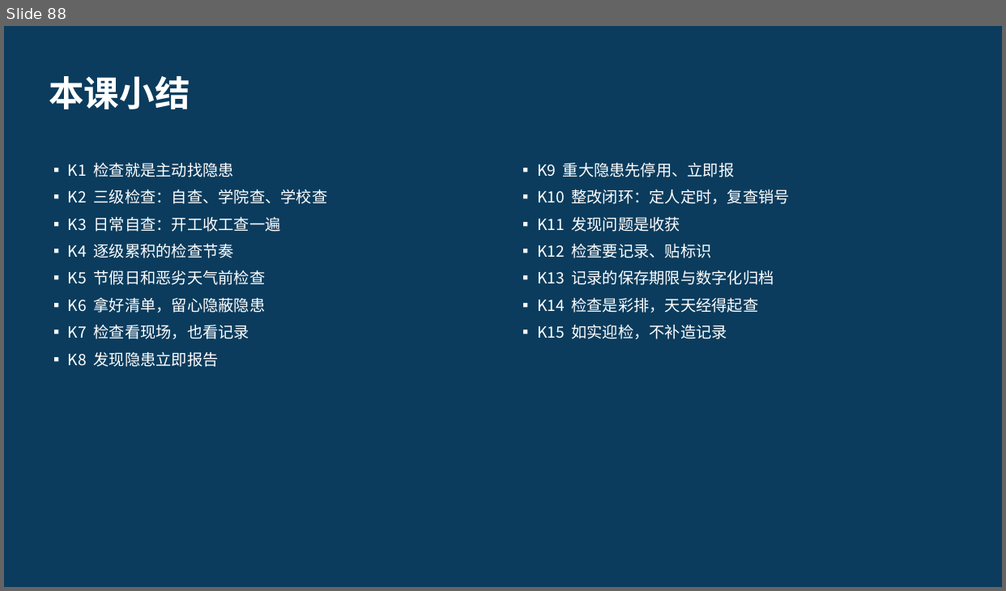
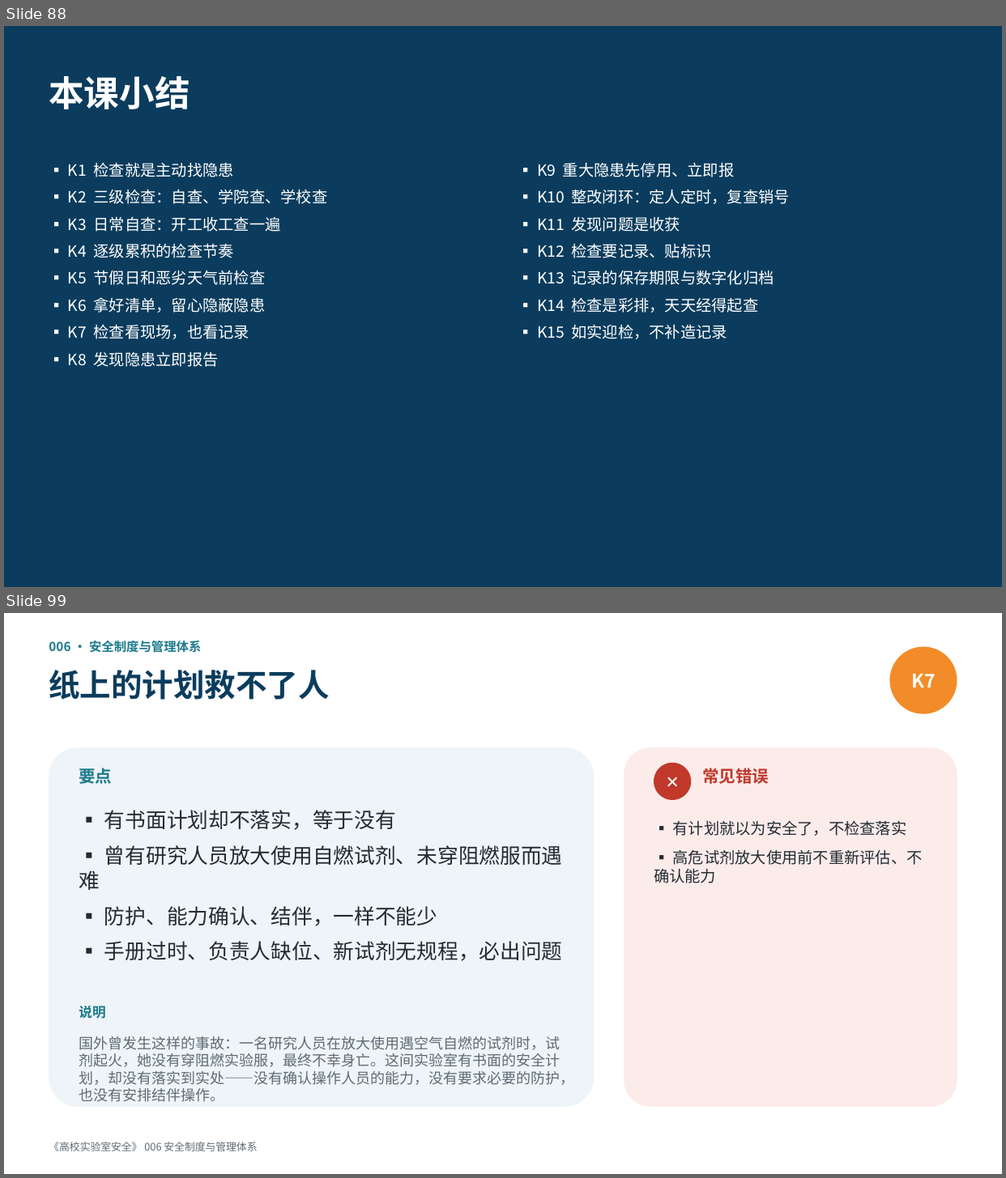
Before and after one commit to hanrongwx-max/videoyoutubo, a slide deck: course/高校实验室安全/课件/第1章_法规、管理与安全文化.pptx. Shown one above the other, each under a label of ours: slide 88 before the commit, slides 88 and 99 after it; the slides between them are not shown. The pictures are 1006x591 and 1006x1178 pixels, drawn with LibreOffice and Linux fonts; fonts in the diff are those of the drawing. Boxes give left, top, right and bottom in pixels: in the first picture for what was removed or moved away, otherwise in the second. Text is boxed around its words. In the diff, an @@ line names an element or a change of style, - is before the commit and + after.

```diff
--- a/course/高校实验室安全/课件/第1章_法规、管理与安全文化.pptx
+++ b/course/高校实验室安全/课件/第1章_法规、管理与安全文化.pptx
@@ slide 99 added at box(4, 613, 1002, 1174), background #FFFFFF @@
@@ text added at box(49, 641, 201, 653), 12 pt, text #1D7A8C, bold @@
+006 · 安全制度与管理体系
@@ ellipse added at box(889, 647, 957, 714), fill #F28C28, 18 pt, text #FFFFFF, bold @@
+K7
@@ text added at box(49, 670, 329, 700), 30 pt, text #0B3C5D, bold @@
+纸上的计划救不了人
@@ rounded rectangle added at box(49, 747, 594, 1107), fill #EEF4F7 @@
@@ rounded rectangle added at box(624, 747, 957, 1107), fill #FBECEA @@
@@ text added at box(79, 768, 112, 784), 16 pt, text #1D7A8C, bold @@
+要点
@@ ellipse added at box(654, 763, 691, 800), fill #C0392B, 16 pt, text #FFFFFF, bold @@
+✕
@@ text added at box(702, 768, 769, 784), 16 pt, text #C0392B, bold @@
+常见错误
@@ text added at box(79, 810, 563, 961), 20 pt, text #222B33 @@
+▪ 有书面计划却不落实，等于没有
+▪ 曾有研究人员放大使用自燃试剂、未穿阻燃服而遇难
+▪ 防护、能力确认、结伴，一样不能少
+▪ 手册过时、负责人缺位、新试剂无规程，必出问题
@@ text added at box(654, 821, 923, 884), 15 pt, text #222B33 @@
+▪ 有计划就以为安全了，不检查落实
+▪ 高危试剂放大使用前不重新评估、不确认能力
@@ text added at box(79, 1006, 105, 1019), 13 pt, text #1D7A8C, bold @@
+说明
@@ text added at box(79, 1037, 575, 1085), 14 pt, text #5F6B75 @@
+国外曾发生这样的事故：一名研究人员在放大使用遇空气自燃的试剂时，试剂起火，她没有穿阻燃实验服，最终不幸身亡。这间实验室有书面的安全计划，却没有落实到实处——没有确认操作人员的能力，没有要求必要的防护，也没有安排结伴操作。
@@ text added at box(49, 1142, 257, 1152), 10 pt, text #5F6B75 @@
+《高校实验室安全》 006 安全制度与管理体系
```
Also in this commit, not shown: 21 other slides added, 2 other files.
